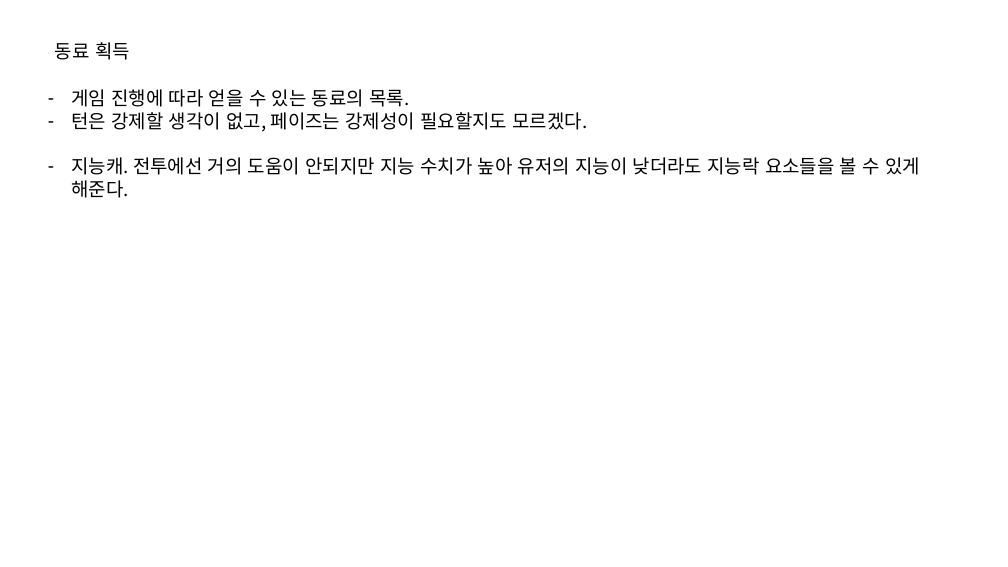
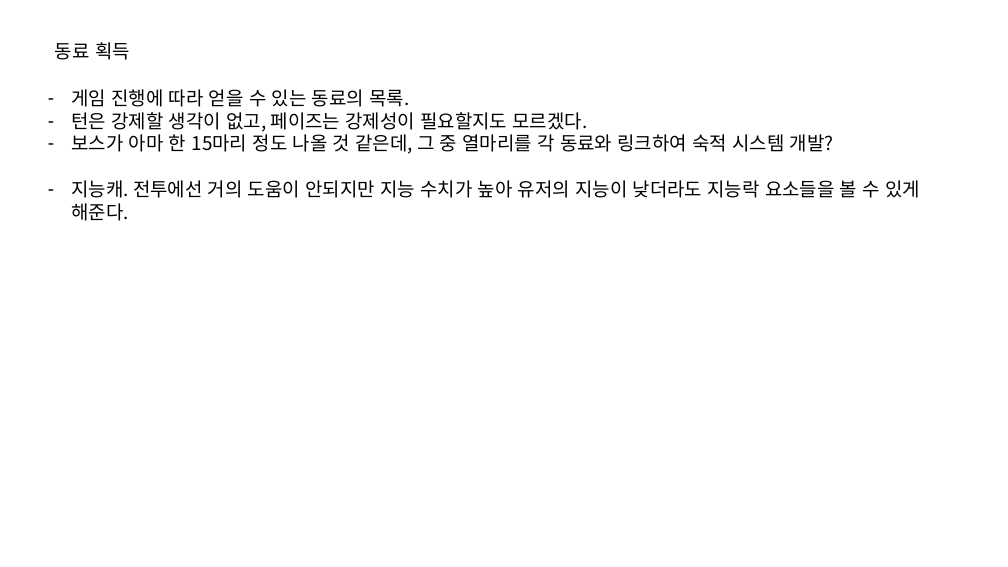
Before and after one commit to IdfKLeh/capstone, a slide deck: slide 5 of 이벤트.pptx. Drawn at 1008x567 pixels with LibreOffice and Linux fonts; fonts in the diff are those of the drawing. Boxes give left, top, right and bottom in pixels: in the first picture for what was removed or moved away, otherwise in the second. Text is boxed around its words. In the diff, an @@ line names an element or a change of style, - is before the commit and + after.

```diff
--- a/이벤트.pptx
+++ b/이벤트.pptx
@@ text at [71,131,834,154]: paragraph added @@
+– 보스가 아마 한 15마리 정도 나올 것 같은데, 그 중 열마리를 각 동료와 링크하여 숙적 시스템 개발?
```
Also in this commit, not shown: 3 other slides changed, 4 other files.
